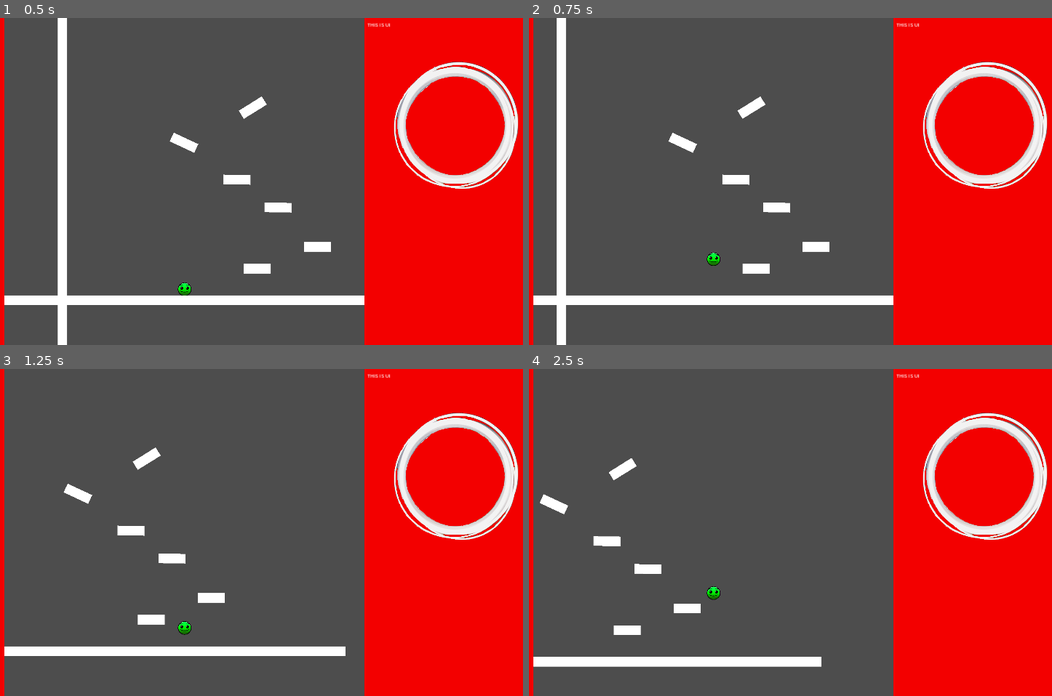
Above: before the commit, frames 1-4 (two rows, left to right).
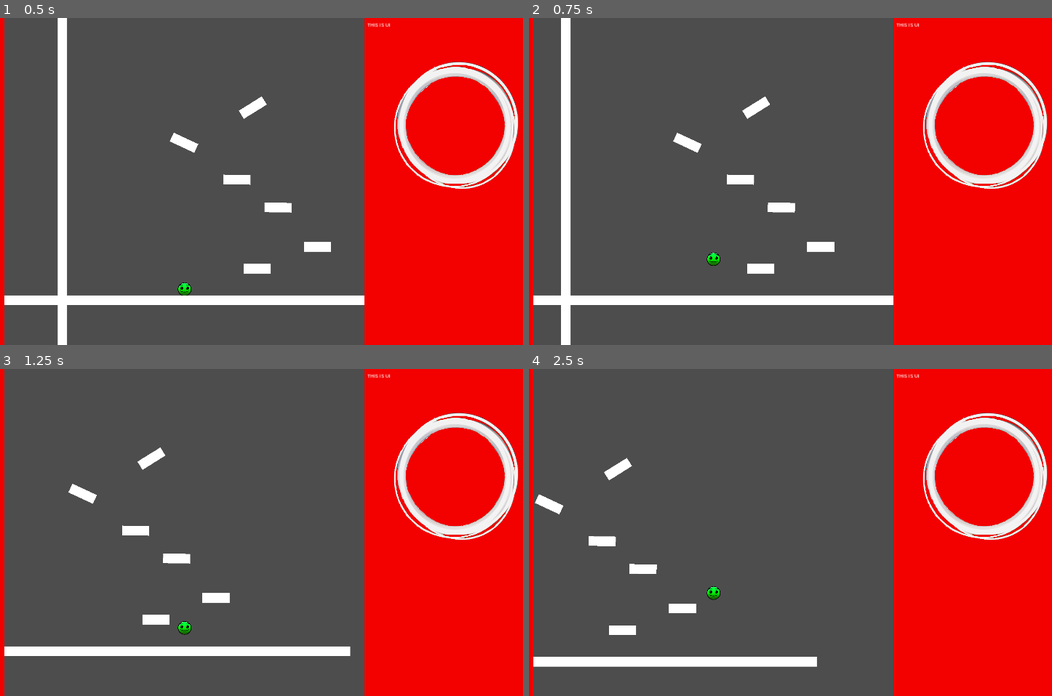
Above: after the commit, the same moments.

Repository: ReusableChopsticks/BreakoutBossfight
Game: Godot game, scene res://scenes/ui/OLD_game_display.tscn
The game is run twice, just before and just after one commit, with the same random seed, the same clock (stepped at 60 frames per second) and the same inputs.
Inputs:
- Up to frame 1 (0.5 s): no input
- Up to frame 2 (0.75 s): hold Right (move_right) from 0.53 s (still down); hold Z (jump) from 0.53 s (still down)
- Up to frame 3 (1.25 s): keep holding Right (move_right); keep holding Z (jump)
- Up to frame 4 (2.5 s): release Z (jump) at 1.28 s; tap Z (jump) at 1.35, 1.52, 1.82 s; release Right (move_right) at 2.03 s; hold Left (move_left) from 2.03 s (still down); hold Z (jump) from 2.03 s (still down)

Frame 1 is identical in both runs. In frame 2, 2.1% of the frame differs, in the area x 5-59%, y 0-100%; in frame 3, 0.5%; in frame 4, 0.5%.

Commit message:
horizontal momentum movement
using lerps for adjustable friction

Diff:
--- a/entities/player/player.gd
+++ b/entities/player/player.gd
@@ -4,6 +4,9 @@
 @export var move_speed = 200
 @export var jump_velocity = -400.0
 @export var max_fall_velocity = 4000
+@export_range(0.0, 1.0) var move_lerp: float = 1
+@export_range(0.0, 1.0) var stop_lerp: float = 1
+@export_range(0.0, 1.0) var air_friction_lerp: float = 1
 # Get the gravity from the project settings to be synced with RigidBody nodes.
 #var gravity = ProjectSettings.get_setting("physics/2d/default_gravity")
 var gravity: float = 3000
@@ -29,12 +32,14 @@
 		coyote_timer.start()
 	last_floor = is_on_floor()
 
-func handle_jump():
-	handle_coyote()
+func handle_buffer():
 	if Input.is_action_just_pressed("jump") and not is_on_floor():
 		has_buffer = true
 		buffer_timer.start()
 
+func handle_jump():
+	handle_coyote()
+	handle_buffer()
 	if Input.is_action_just_pressed("jump") and (is_on_floor() or has_coyote):
 		execute_jump()
 	# jump if buffer is active
@@ -44,9 +49,7 @@
 	# Hold jump to go higher
 	elif is_jumping and Input.is_action_pressed("jump") and can_hold_jump and not is_on_ceiling():
 		velocity.y = jump_velocity
-	# upon release, add force downwards
-	#elif Input.is_action_just_released("jump") and velocity.y < 0:
-
+	# bump head = stop jump
 	if is_on_ceiling():
 		release_jump()
 
@@ -65,16 +68,27 @@
 	velocity.y = push_down_velocity
 
 func handle_gravity(delta):
-	# upon release, add force downwards
+	# upon jump release, add force downwards
 	if not Input.is_action_pressed("jump") and velocity.y < 0:
 		release_jump()
 	if not is_on_floor():
 		velocity.y = clampf(velocity.y + (gravity * delta), -999999, max_fall_velocity)
 
+func handle_direction():
+	var direction = Input.get_axis("move_left", "move_right")
+	if direction:
+		#velocity.x = velocity.x + (direction * move_speed)
+		velocity.x = lerpf(velocity.x, direction * move_speed, move_lerp)
+	else:
+		if is_on_floor():
+			velocity.x = lerpf(velocity.x, 0, stop_lerp)
+		else:
+			velocity.x = lerpf(velocity.x, 0, air_friction_lerp)
+
 func _physics_process(delta):
 	handle_jump()
 	handle_gravity(delta)
-
+	handle_direction()
 
 	## Handle jump.
 	#if Input.is_action_just_pressed("jump") and is_on_floor():
@@ -89,18 +103,11 @@
 		#velocity.y = push_down_velocity
 #
 	# Get the input direction and handle the movement/deceleration.
-	var direction = Input.get_axis("move_left", "move_right")
-	if direction:
-		velocity.x = direction * move_speed
-	else:
-		velocity.x = move_toward(velocity.x, 0, move_speed)
-
-	## bump head, fall down
-	#if is_on_ceiling_only():
-		#velocity.y = push_down_velocity
-		#can_hold_jump = false
-	#
-	#handle_gravity(delta)
+	#var direction = Input.get_axis("move_left", "move_right")
+	#if direction:
+		#velocity.x = direction * move_speed
+	#else:
+		#velocity.x = move_toward(velocity.x, 0, move_speed)
 
 	move_and_slide()
 
--- a/entities/player/player.tscn
+++ b/entities/player/player.tscn
@@ -14,6 +14,9 @@
 script = ExtResource("1_pe5m7")
 jump_velocity = -500.0
 max_fall_velocity = 2000
+move_lerp = 0.348
+stop_lerp = 0.199
+air_friction_lerp = 0.129
 
 [node name="Sprite2D" type="Sprite2D" parent="."]
 scale = Vector2(0.04, 0.04)
